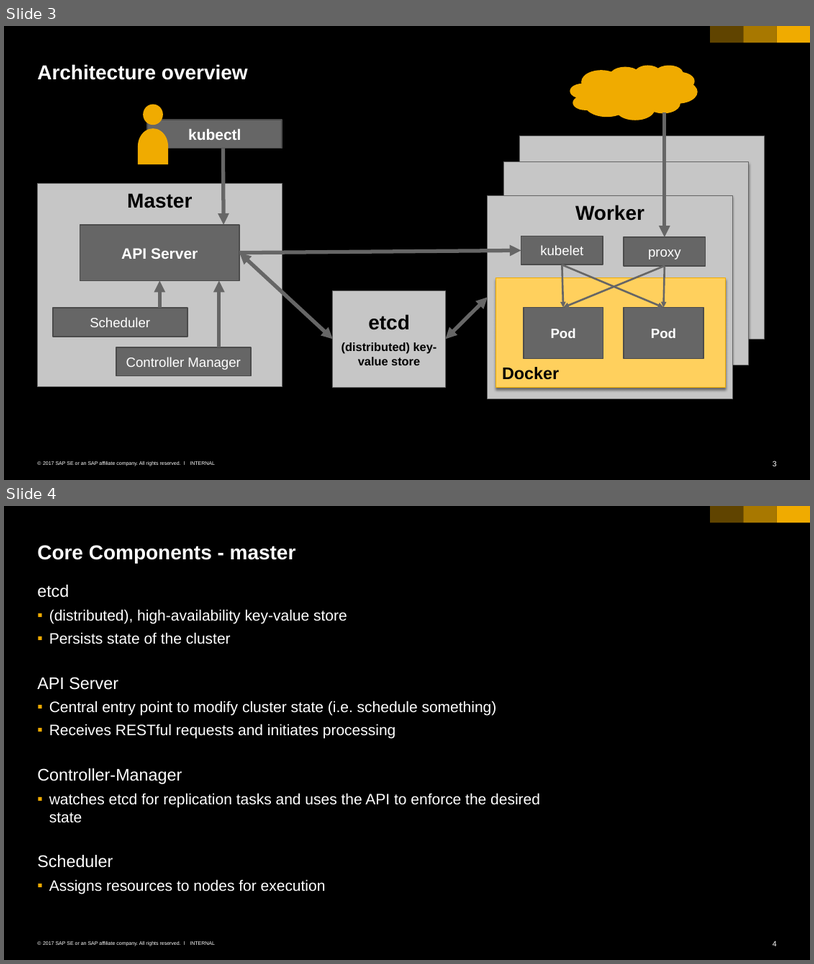
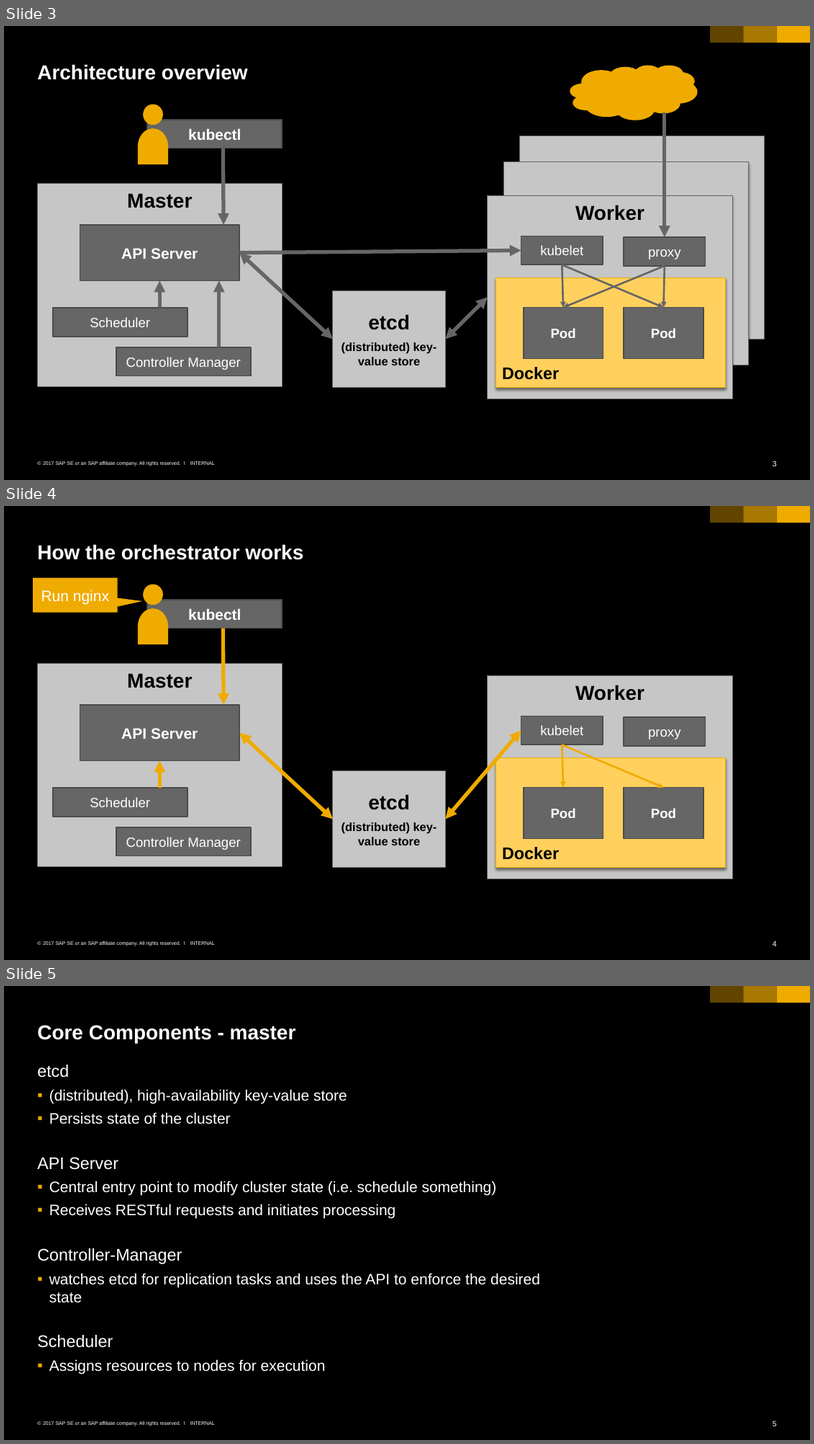
Before and after one commit to cuijiyao01/docker-k8s-training, a slide deck: kubernetes/01_k8s_core_components.pptx. Shown one above the other, each under a label of ours: slides 3 and 4 before the commit, slides 3, 4 and 5 after it. The pictures are 814x964 and 814x1444 pixels, drawn with LibreOffice and Linux fonts; fonts in the diff are those of the drawing. Boxes give left, top, right and bottom in pixels: in the first picture for what was removed or moved away, otherwise in the second. Text is boxed around its words. In the diff, an @@ line names an element or a change of style, - is before the commit and + after.

```diff
--- a/kubernetes/01_k8s_core_components.pptx
+++ b/kubernetes/01_k8s_core_components.pptx
@@ slide 4 added at (x1=4, y1=506, x2=810, y2=960), background #000000; not listed: 6 template elements that a slide beside it also shows @@
@@ title added at (x1=37, y1=544, x2=304, y2=560), 24 pt, text #FFFFFF, bold @@
+How the orchestrator works
@@ speech box added at (x1=33, y1=578, x2=118, y2=613), fill #F0AB00, 18 pt, text #FFFFFF @@
+Run nginx
@@ ellipse added at (x1=143, y1=584, x2=163, y2=605), fill #F0AB00 @@
@@ flow chart delay added at (x1=138, y1=608, x2=168, y2=644), fill #F0AB00 @@
@@ rectangle added at (x1=147, y1=599, x2=282, y2=628), fill #666666, outline #4B4B4B 1.5 pt, 18 pt, text #FFFFFF, bold @@
+kubectl
@@ arrow added from (223, 628) to (224, 704), #F0AB00 4.5 pt @@
@@ rectangle added at (x1=37, y1=663, x2=282, y2=866), fill #C6C6C6, outline #666666 0.79 pt, 24 pt, text #000000, bold @@
+Master
@@ rectangle added at (x1=488, y1=675, x2=733, y2=878), fill #C6C6C6, outline #666666 0.79 pt, 24 pt, text #000000, bold @@
+Worker
@@ rectangle added at (x1=80, y1=704, x2=239, y2=760), fill #666666, outline #4B4B4B 1.5 pt, 18 pt, text #FFFFFF, bold @@
+API Server
@@ rectangle added at (x1=522, y1=716, x2=603, y2=744), fill #666666, outline #4B4B4B 1.5 pt, 16 pt, text #FFFFFF @@
+kubelet
@@ rectangle added at (x1=624, y1=717, x2=705, y2=745), fill #666666, outline #4B4B4B 1.5 pt, 16 pt, text #FFFFFF @@
+proxy
@@ double arrow added from (239, 733) to (333, 818), #F0AB00 4.5 pt @@
@@ double arrow added from (445, 818) to (522, 730), #F0AB00 4.5 pt @@
@@ arrow added from (160, 787) to (160, 760), #F0AB00 4.5 pt @@
@@ rectangle added at (x1=496, y1=757, x2=725, y2=867), fill #FFD05D, outline #F0AB00 0.79 pt, 20 pt, text #000000, bold @@
+Docker
@@ arrow added from (562, 744) to (563, 787), #F0AB00 2.25 pt @@
@@ arrow added from (562, 744) to (664, 787), #F0AB00 2.25 pt @@
@@ rectangle added at (x1=333, y1=770, x2=445, y2=867), fill #C6C6C6, outline #666666 0.79 pt, 14 pt, text #000000, bold @@
+etcd
+(distributed) key-value store
@@ rectangle added at (x1=53, y1=787, x2=188, y2=816), fill #666666, outline #4B4B4B 1.5 pt, 16 pt, text #FFFFFF @@
+Scheduler
@@ rectangle added at (x1=523, y1=787, x2=603, y2=839), fill #666666, outline #4B4B4B 1.5 pt, 16 pt, text #FFFFFF, bold @@
+Pod
@@ rectangle added at (x1=624, y1=787, x2=703, y2=839), fill #666666, outline #4B4B4B 1.5 pt, 16 pt, text #FFFFFF, bold @@
+Pod
@@ rectangle added at (x1=116, y1=827, x2=251, y2=855), fill #666666, outline #4B4B4B 1.5 pt, 16 pt, text #FFFFFF @@
+Controller Manager
@@ what was slide 4 is now slide 5 @@
@@ page number at (x1=773, y1=1420, x2=777, y2=1426): text changed @@
-4
+5
```
Also in this commit, not shown: 1 slide changed.
